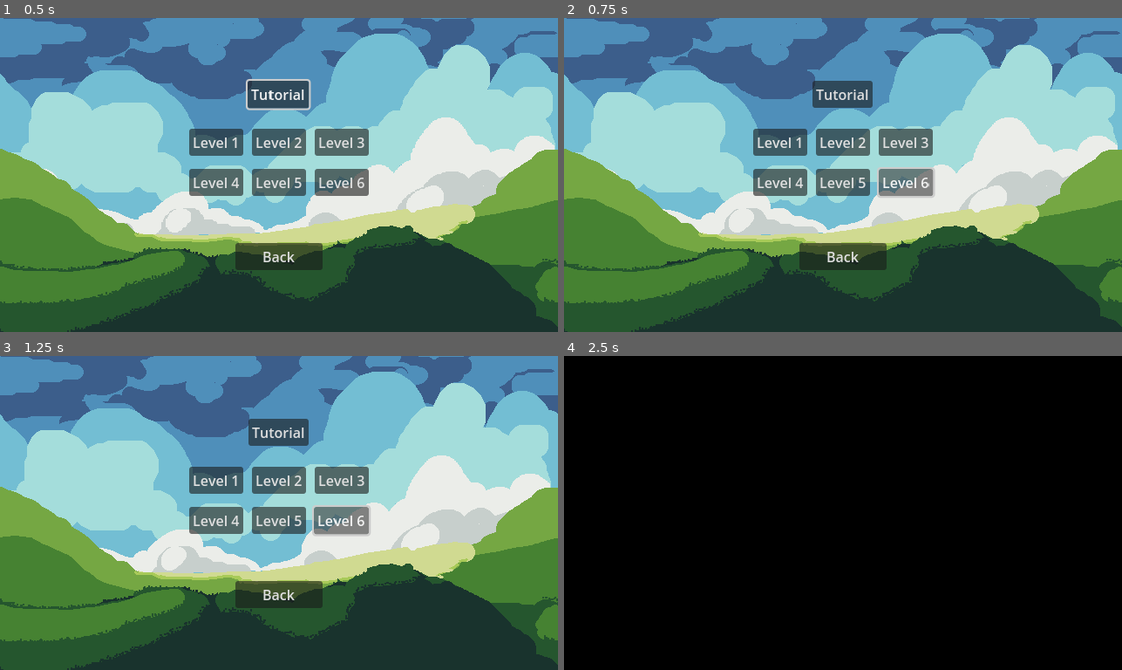
Above: before the commit, frames 1-4 (two rows, left to right).
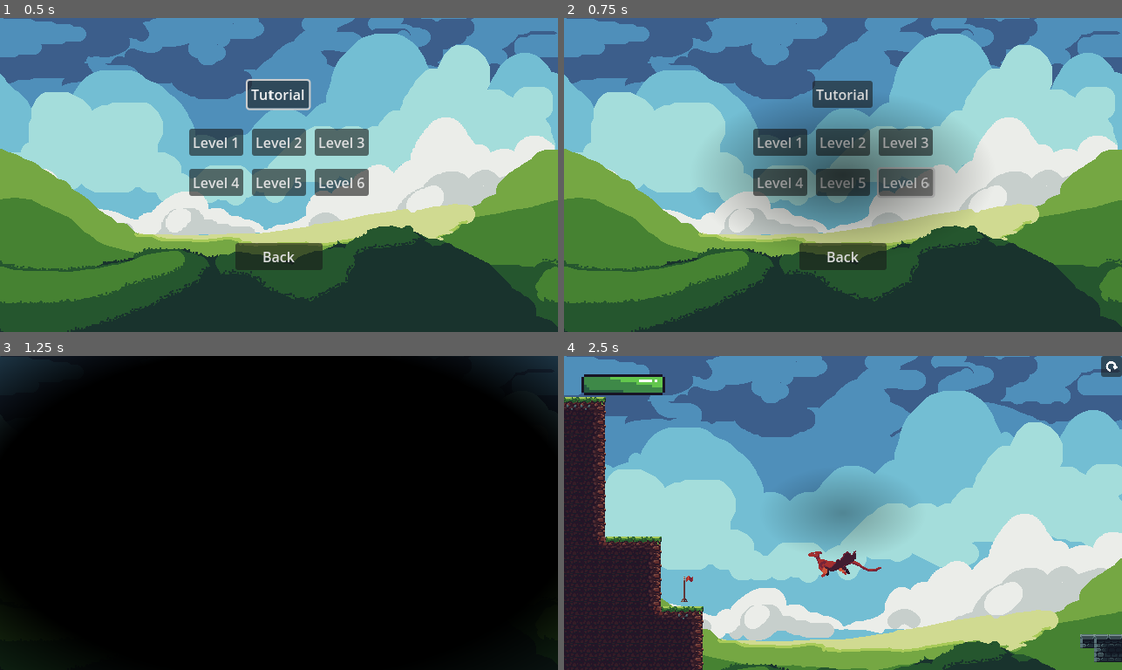
Above: after the commit, the same moments.

Repository: Robocraft999/ScalesToScale
Game: Godot game, scene res://scenes/level_select.tscn
Same seed, same stepped clock (60 frames per second), same inputs: the game is played once before the commit and once after it. This scene is started directly instead of the project's main scene. The engine's default icon, where the game draws it, is replaced by a stand-in: a white triangle on a blue panel in a dark square.
Inputs (mouse positions are in pixels of both pictures, inside the frame that each line leads up to):
- Up to frame 1 (0.5 s): no input
- Up to frame 2 (0.75 s): click "Level 6" at 0.5 s
- Up to frame 3 (1.25 s): no input
- Up to frame 4 (2.5 s): click "Level 1" at 1.25 s; click (1110, 365) at 2.02 s

Frame 1 is identical in both runs. In frame 2, 14% of the frame differs, in the area x 28-73%, y 28-72%; in frame 3, 100%, in the area x 0-100%, y 0-100%; in frame 4, 100%.

Commit message:
added Level 6 to level select

Diff:
--- a/scripts/levels/level_select.gd
+++ b/scripts/levels/level_select.gd
@@ -32,7 +32,7 @@
 
 
 func _on_level_6_pressed() -> void:
-	print("TODO: missing Level 6 or SceneName entry")
+	SceneLoader.load_level_scene_by_name(Global.SceneName.LEVEL6)
 
 
 func _on_test_pressed() -> void:
